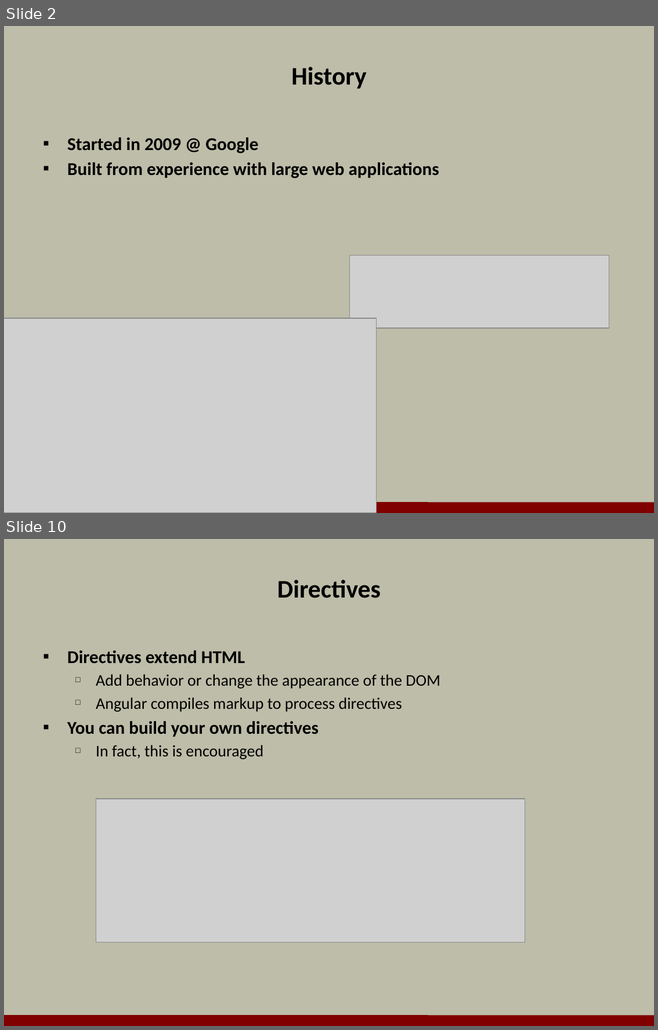
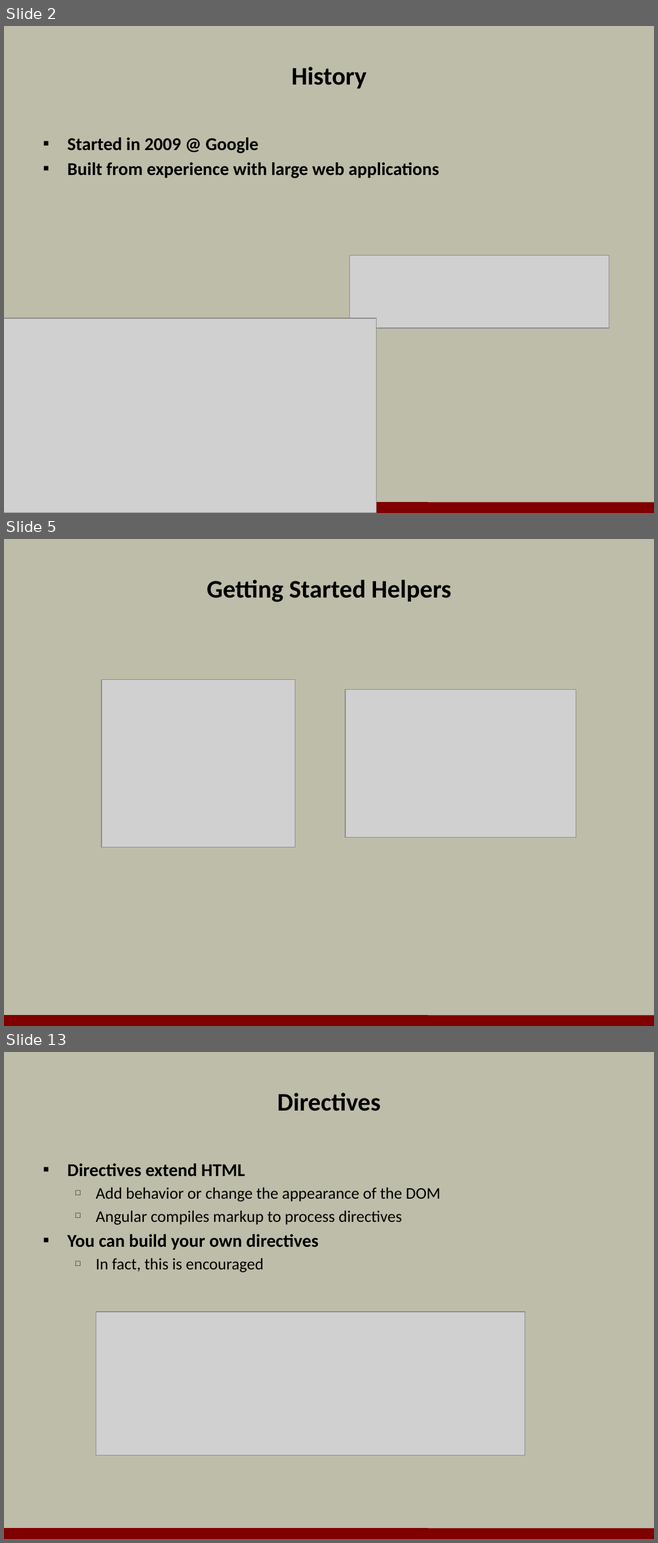
Before and after one commit to OdeToCode/classes, a slide deck: angular2/slides/01_Introduction.pptx. Shown one above the other, each under a label of ours: slides 2 and 10 before the commit, slides 2, 5 and 13 after it; the slides between them are not shown. The pictures are 658x1030 and 658x1543 pixels, drawn with LibreOffice and Linux fonts; fonts in the diff are those of the drawing; grey boxes stand for pictures; background and template pictures are left out. Boxes give left, top, right and bottom in pixels: in the first picture for what was removed or moved away, otherwise in the second. Text is boxed around its words. In the diff, an @@ line names an element or a change of style, - is before the commit and + after.

```diff
--- a/angular2/slides/01_Introduction.pptx
+++ b/angular2/slides/01_Introduction.pptx
@@ slide 5 added at (4, 539, 654, 1026), background #BDBDA9; not listed: 1 template element that a slide beside it also shows @@
@@ title added at (206, 580, 451, 602), 28 pt, text #000000, bold @@
+Getting Started Helpers
@@ picture added at (101, 680, 295, 848) @@
@@ picture added at (345, 690, 576, 837) @@
@@ what was slide 10 is now slide 13 @@
```
Also in this commit, not shown: 6 slides changed, 5 other slides added, 4 slides removed, 1 other file.
